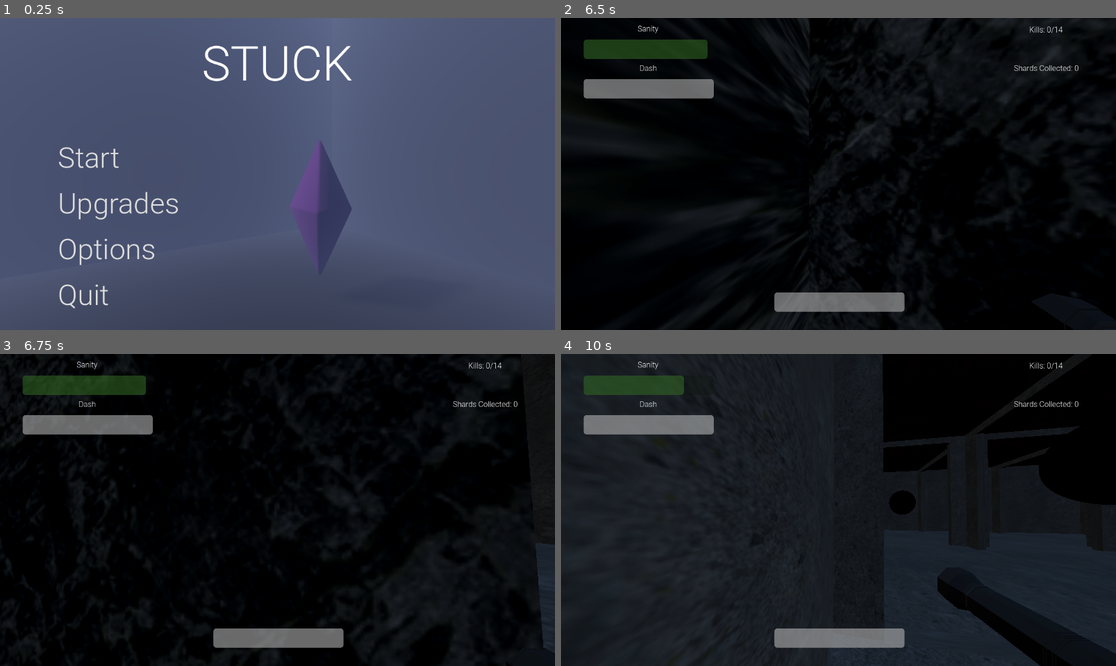
Above: before the commit, frames 1-4 (two rows, left to right).
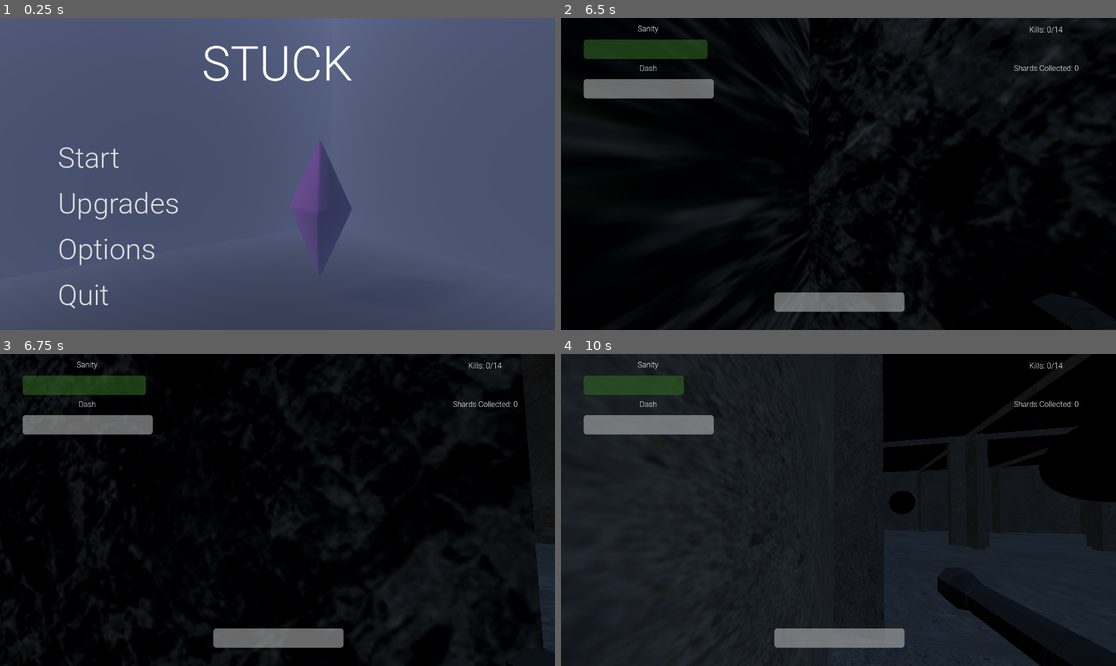
Above: after the commit, the same moments.

Repository: OmarCompiled/Stuck_NULL_BYTES
Game: Godot game, scene res://scenes/menu/main_menu.tscn
The game is run twice, just before and just after one commit, with the same random seed, the same clock (stepped at 60 frames per second) and the same inputs.
Inputs (mouse positions are in pixels of both pictures, inside the frame that each line leads up to):
- Up to frame 1 (0.25 s): no input
- Up to frame 2 (6.5 s): click "Start" at 0.5 s; tap Enter at 1.25 s; move the mouse to (810, 236) at 1.27 s; hold E (Dash) 1.28-2.03 s; hold W (MoveForward) 1.28-3.53 s; tap Space (Jump) at 1.52, 2.27, 3.77, 4.52, 5.27 s; move the mouse to (877, 177) at 2.02 s; click (877, 177) at 2.1 s; move the mouse to (794, 170) at 2.77 s; hold Shift (Sprint) 2.78-3.53 s; move the mouse to (844, 174) at 3.52 s; hold A (MoveLeft) 3.53-4.28 s; tap N at 3.6 s; move the mouse to (816, 167) at 4.27 s; hold E (Dash) 4.28-5.03 s; hold W (MoveForward) from 4.28 s (still down); move the mouse to (866, 174) at 5.02 s; click (866, 174) at 5.1 s; move the mouse to (810, 174) at 5.77 s; hold Shift (Sprint) from 5.78 s (still down)
- Up to frame 3 (6.75 s): move the mouse to (288, 503) at 6.52 s; release W (MoveForward) at 6.53 s; release Shift (Sprint) at 6.53 s; hold D (MoveRight) from 6.53 s (still down); tap N at 6.6 s
- Up to frame 4 (10 s): tap Space (Jump) at 6.77, 7.52, 8.27, 9.77 s; move the mouse to (832, 516) at 7.27 s; release D (MoveRight) at 7.28 s; hold E (Dash) 7.28-8.03 s; hold W (MoveForward) 7.28-9.53 s; move the mouse to (877, 513) at 8.02 s; click (877, 513) at 8.1 s; move the mouse to (794, 506) at 8.77 s; hold Shift (Sprint) 8.78-9.53 s; move the mouse to (844, 510) at 9.52 s; hold A (MoveLeft) from 9.53 s (still down); tap N at 9.6 s

Frames 1-3 are identical in both runs. In frame 4, 0.1% of the frame differs, in the area x 59-100%, y 23-52%.

Commit message:
refactor(enemy): add reusable detection component

Diff:
--- a/godot/scenes/entity/shadow.tscn
+++ b/godot/scenes/entity/shadow.tscn
@@ -1,10 +1,11 @@
-[gd_scene load_steps=15 format=3 uid="uid://cqagwekx7o53h"]
+[gd_scene load_steps=16 format=3 uid="uid://cqagwekx7o53h"]
 
 [ext_resource type="Script" uid="uid://b5x3d1pweoiom" path="res://scripts/shadow.gd" id="1_n2o5g"]
 [ext_resource type="PackedScene" uid="uid://bkjsh3itjc877" path="res://scenes/other/DamageParticles.tscn" id="2_n2o5g"]
 [ext_resource type="PackedScene" uid="uid://dofngbvrqwqni" path="res://scenes/other/health_component.tscn" id="3_icb2k"]
 [ext_resource type="PackedScene" uid="uid://cgyspg16rbl4q" path="res://scenes/other/death_light.tscn" id="3_ov1mx"]
 [ext_resource type="PackedScene" uid="uid://dv8swrx0043i6" path="res://scenes/asset/memory_fragment.tscn" id="4_eeawa"]
+[ext_resource type="PackedScene" uid="uid://dnjh7yer2evms" path="res://scenes/other/detection_component.tscn" id="5_wq651"]
 [ext_resource type="AudioStream" uid="uid://n1dxrlknm13u" path="res://assets/sfx/enemy/whoosh.wav" id="6_61amk"]
 [ext_resource type="PackedScene" uid="uid://bt8isq1pq1xna" path="res://scenes/other/sound_component.tscn" id="6_mk1n8"]
 [ext_resource type="AudioStream" uid="uid://b4kp5xt14f4kd" path="res://assets/sfx/enemy/boom.mp3" id="7_61amk"]
@@ -26,7 +27,7 @@
 [sub_resource type="SphereShape3D" id="SphereShape3D_ov1mx"]
 radius = 0.825561
 
-[node name="Shadow" type="CharacterBody3D" node_paths=PackedStringArray("health_component", "chase_sound_component", "close_sound_component", "death_sound_component", "hit_sound_component")]
+[node name="Shadow" type="CharacterBody3D" node_paths=PackedStringArray("health_component", "chase_sound_component", "close_sound_component", "death_sound_component", "hit_sound_component", "detection_component")]
 collision_layer = 8
 script = ExtResource("1_n2o5g")
 health_component = NodePath("HealthComponent")
@@ -34,6 +35,7 @@
 close_sound_component = NodePath("CloseSoundComponent2")
 death_sound_component = NodePath("DeathSoundComponent")
 hit_sound_component = NodePath("HitSoundComponent")
+detection_component = NodePath("DetectionComponent")
 damage_particles = ExtResource("2_n2o5g")
 death_light_scene = ExtResource("3_ov1mx")
 memory_fragment = ExtResource("4_eeawa")
@@ -48,14 +50,19 @@
 material_override = SubResource("StandardMaterial3D_n2o5g")
 mesh = SubResource("SphereMesh_icb2k")
 
-[node name="DetectionArea" type="Area3D" parent="."]
+[node name="DetectionComponent" parent="." node_paths=PackedStringArray("detection_area", "close_area", "owner_body") instance=ExtResource("5_wq651")]
+detection_area = NodePath("DetectionArea")
+close_area = NodePath("CloseDetectionArea")
+owner_body = NodePath("..")
 
-[node name="CollisionShape3D" type="CollisionShape3D" parent="DetectionArea"]
+[node name="DetectionArea" type="Area3D" parent="DetectionComponent"]
+
+[node name="CollisionShape3D" type="CollisionShape3D" parent="DetectionComponent/DetectionArea"]
 shape = SubResource("SphereShape3D_icb2k")
 
-[node name="CloseDetectionArea" type="Area3D" parent="."]
+[node name="CloseDetectionArea" type="Area3D" parent="DetectionComponent"]
 
-[node name="CollisionShape3D" type="CollisionShape3D" parent="CloseDetectionArea"]
+[node name="CollisionShape3D" type="CollisionShape3D" parent="DetectionComponent/CloseDetectionArea"]
 shape = SubResource("SphereShape3D_mk1n8")
 
 [node name="ShadowHitbox" type="Area3D" parent="."]
@@ -121,9 +128,6 @@
 max_db = 6.0
 max_distance = 35.0
 
-[connection signal="body_entered" from="DetectionArea" to="." method="_on_area_3d_body_entered"]
-[connection signal="body_exited" from="DetectionArea" to="." method="_on_area_3d_body_exited"]
-[connection signal="body_entered" from="CloseDetectionArea" to="." method="_on_close_detection_area_body_entered"]
 [connection signal="damage_taken" from="HealthComponent" to="." method="_on_damage_taken"]
 [connection signal="health_depleted" from="HealthComponent" to="." method="_on_health_depleted"]
 [connection signal="timeout" from="ChaseTimer" to="." method="_on_chase_timer_timeout"]
--- /dev/null
+++ b/godot/scenes/other/detection_component.tscn
@@ -0,0 +1,6 @@
+[gd_scene load_steps=2 format=3 uid="uid://dnjh7yer2evms"]
+
+[ext_resource type="Script" uid="uid://csune400h17pl" path="res://scripts/detection_component.gd" id="1_biago"]
+
+[node name="DetectionComponent" type="Node3D"]
+script = ExtResource("1_biago")
--- /dev/null
+++ b/godot/scripts/detection_component.gd
@@ -0,0 +1,65 @@
+extends Node3D
+class_name DetectionComponent
+
+signal player_entered_range(player) # Entered area
+signal player_exited_range(player) # Exited area
+signal player_spotted(player) # Saw player in area
+signal player_lost(player) # Exited area or line of sight
+signal player_close(player) # In close proximity
+
+@export var detection_area: Area3D
+@export var close_area: Area3D
+@export var owner_body: Node3D
+
+var player: Player = null
+var can_see_player := false
+
+func _ready():
+	if detection_area:
+		detection_area.body_entered.connect(_on_detection_area_entered)
+		detection_area.body_exited.connect(_on_detection_area_exited)
+	if close_area:
+		close_area.body_entered.connect(_on_close_area_entered)
+
+func _physics_process(_delta: float) -> void:
+	if not player:
+		return
+	_check_line_of_sight()
+
+func _on_detection_area_entered(body: Node3D):
+	if body is Player:
+		player = body
+		player_entered_range.emit(player)
+
+func _on_detection_area_exited(body: Node3D):
+	if body == player:
+		player_exited_range.emit(player)
+		player_lost.emit(player)
+		player = null
+		can_see_player = false
+
+func _on_close_area_entered(body: Node3D):
+	if body is Player and can_see_player:
+		player_close.emit(body)
+
+func _check_line_of_sight():
+	if not player:
+		return
+	var space_state = get_world_3d().direct_space_state
+	var query = PhysicsRayQueryParameters3D.create(owner_body.global_position, player.global_position)
+	query.exclude = [owner_body]
+	var result = space_state.intersect_ray(query)
+
+	var can_see = result.is_empty() or result.collider == player
+	if can_see and not can_see_player:
+		can_see_player = true
+		player_spotted.emit(player)
+	elif not can_see and can_see_player:
+		can_see_player = false
+		player_lost.emit(player)
+
+func detected() -> bool:
+	return player != null and can_see_player
+
+func get_player() -> Player:
+	return player
--- a/godot/scripts/shadow.gd
+++ b/godot/scripts/shadow.gd
@@ -6,6 +6,7 @@
 @export var close_sound_component: SoundComponent
 @export var death_sound_component: SoundComponent
 @export var hit_sound_component: SoundComponent
+@export var detection_component: DetectionComponent
 
 @export var damage_particles: PackedScene
 @export var death_light_scene: PackedScene
@@ -30,20 +31,20 @@
 @onready var chase_timer = $ChaseTimer
 
 var speed: float = randf_range(min_speed, max_speed)
-var can_see_player: bool = false
 var is_knocked_back: bool = false
 var knockback_timer = 0.0
 var knockback_duration = 0.7
 var shard_count: int = randi_range(min_shards, max_shards)
-var player: Player
-var look_for_player = false
 var has_played_first_whoosh = false
 var can_play_close_sound = true
-var is_close = false;
 
 func _ready() -> void:
 	GameManager.total_enemies += 1
 	_reset_whoosh_timer()
+
+	detection_component.player_spotted.connect(_on_player_spotted)
+	detection_component.player_close.connect(_on_player_entered_close_range)
+
 
 func _physics_process(delta: float) -> void:
 	if is_knocked_back:
@@ -51,40 +52,34 @@
 		knockback_timer -= delta
 		is_knocked_back = knockback_timer > 0
 
-	elif player:
-		# If the player is inside the detection area
-		if look_for_player:
-			check_line_of_sight(player)
-
-		# If the raycast reached the player
-		if can_see_player:
-			var to_player = player.global_position - global_position
-			var dir = to_player.normalized()
-			velocity = dir * speed
-
-			# Play sound 100% on first sighting
-			if not has_played_first_whoosh:
-				_play_random_whoosh()
-				has_played_first_whoosh = true
+	elif detection_component and detection_component.detected():
+		var player = detection_component.get_player()
+		var to_player = player.global_position - global_position
+		var dir = to_player.normalized()
+		velocity = dir * speed
 
 	move_and_slide()
+
 
 func apply_knockback(force):
 	knockback_timer = knockback_duration
 	is_knocked_back = true
 	velocity += force
 
+
 func _on_damage_taken(_damage: float):
 	_spawn_particles()
+
 
 func _on_health_depleted():
 	_die()
 
+
 func _die():
 	GameManager.enemies_killed += 1
 
-	if player:
-		player.health_component.heal(sanity_reward)
+	if detection_component and detection_component.get_player():
+		detection_component.get_player().health_component.heal(sanity_reward)
 
 	_spawn_death_light()
 
@@ -130,34 +125,24 @@
 	shard.global_position = global_position + offset
 
 
-func _on_area_3d_body_entered(body: Node3D) -> void:
-	if body is not Player: return
-	look_for_player = true
-	player = body
+func _on_player_spotted(_player: Player):
+	# Play sound with a 100% chance on first sighting
+	if not has_played_first_whoosh:
+		_play_random_whoosh()
+		has_played_first_whoosh = true
 
 
-func _on_area_3d_body_exited(body: Node3D) -> void:
-	if body is not Player: return
-	look_for_player = false
-	can_see_player = false
-	has_played_first_whoosh = false
-
-func check_line_of_sight(target):
-	var space_state = get_world_3d().direct_space_state
-	var query = PhysicsRayQueryParameters3D.new()
-
-	query.from = global_position
-	query.to = target.global_position
-	query.exclude = [self]
-
-	var result = space_state.intersect_ray(query)
-
-	# Hit nothing or hit the player => can see the player
-	can_see_player = result.is_empty() or result.collider == target
+func _on_player_entered_close_range(_player: Player):
+	if can_play_close_sound and detection_component.detected():
+		_reset_whoosh_timer()
+		_play_close_sound()
+		can_play_close_sound = false
+		await get_tree().create_timer(randf_range(5, 10)).timeout
+		can_play_close_sound = true
 
 
 func _on_chase_timer_timeout() -> void:
-	if can_see_player and randf() < whoosh_probability:
+	if detection_component and detection_component.detected() and randf() < whoosh_probability:
 		_play_random_whoosh()
 
 	_reset_whoosh_timer()
@@ -185,12 +170,3 @@
 
 func _play_close_sound() -> void:
 	close_sound_component.play()
-
-func _on_close_detection_area_body_entered(body: Node3D) -> void:
-	check_line_of_sight(body)
-	if body is Player and can_play_close_sound and can_see_player:
-		_reset_whoosh_timer()
-		_play_close_sound()
-		can_play_close_sound = false
-		await get_tree().create_timer(randf_range(5, 10)).timeout
-		can_play_close_sound = true
Not shown, added: godot/scripts/detection_component.gd.uid
